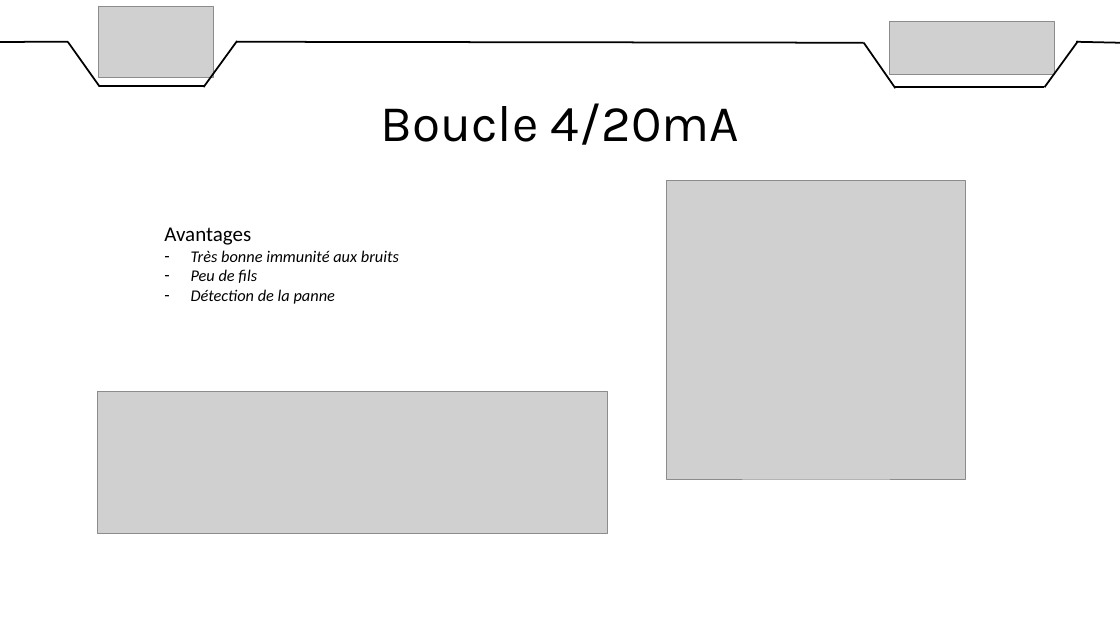
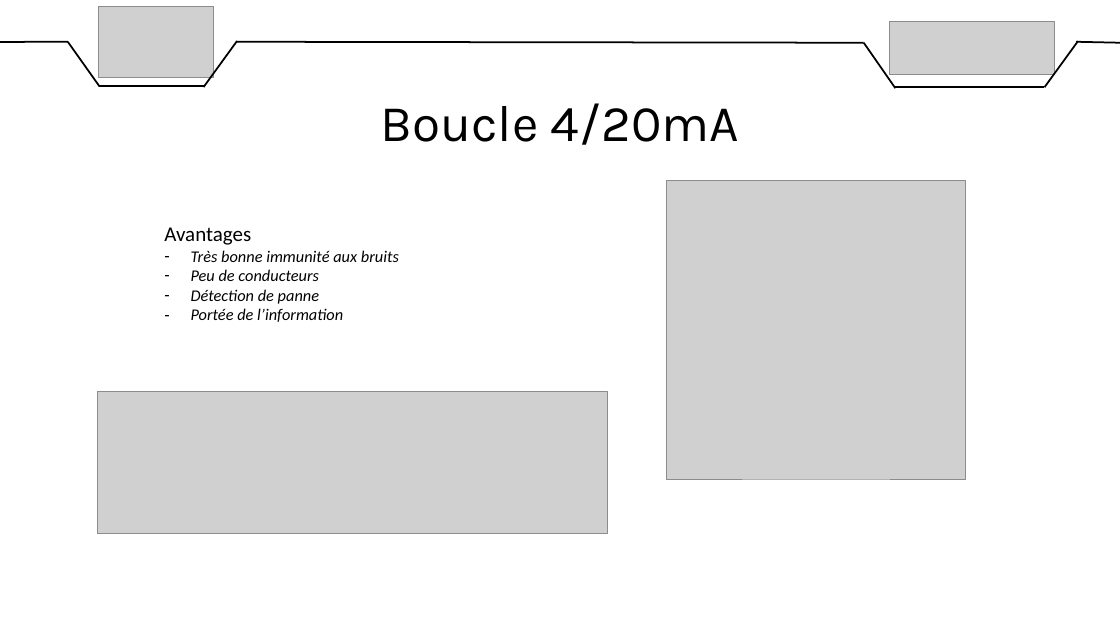
Before and after one commit to DylanChe/SupervisionSerre, a slide deck: slide 13 of oral_projet/revue_2/diaporama_revue_2_willy.pptx (slide 11 before the commit). Drawn at 1120x630 pixels with LibreOffice and Linux fonts; fonts in the diff are those of the drawing; grey boxes stand for pictures. Boxes give left, top, right and bottom in pixels: in the first picture for what was removed or moved away, otherwise in the second. Text is boxed around its words. In the diff, an @@ line names an element or a change of style, - is before the commit and + after.

```diff
--- a/oral_projet/revue_2/diaporama_revue_2_willy.pptx
+++ b/oral_projet/revue_2/diaporama_revue_2_willy.pptx
@@ text at box(191, 269, 343, 322): text changed @@
-– Peu de fils
-– Détection de la panne
+– Peu de conducteurs
+– Détection de panne
+– Portée de l’information
```
Also in this commit, not shown: 3 other slides changed, 4 slides added.
